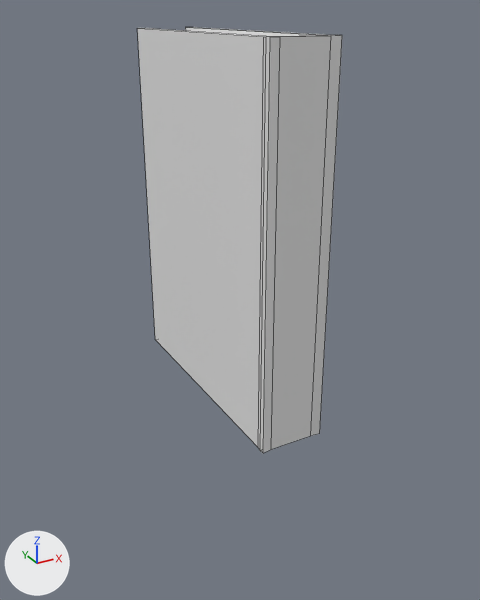
An edit to the FBX model Assets/_Blender/Objects/Books/Book.fbx, drawn before and after from the same camera.
Before and after are seen from a 50 mm lens placed at (-0.255, -0.489, 0.171), pointed at (0.01, -0.007, -0.07). The lights are fixed; the arrows at lower left show +X, +Y and +Z. Mesh edges are drawn as thin lines.

Objects in the first picture: 'book'.
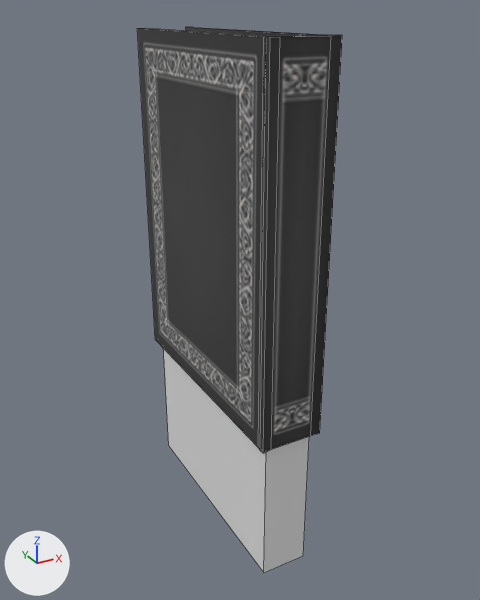
The newer file is also turned or shifted as a whole; pictures and numbers use the older file's frame.

What differs and where, as boxes [x1, y1, x2, y2] in the pictures (480 x 600 px):
'book', recoloured, surface changed: [138, 27, 342, 453] in both
'pages', reshaped, moved, turned, rescaled (not visible before): after [164, 349, 309, 572]

Diff of the bpy script that builds the scene:
```diff
--- a/Assets/_Blender/Objects/Books/Book.fbx.py
+++ b/Assets/_Blender/Objects/Books/Book.fbx.py
@@ img_cover_1_png @@
+img_cover_1_png = load_image('Cover 1.png', 'Cover 1.png', 370, 240, 'sRGB')
@@ mat_book_cover @@
+mat_book_cover = principled_material('Book Cover')
+mat_book_cover.texture = img_cover_1_png  # with its transparency
@@ me_cube_089 @@
 # used by ob_pages; location = (0.0, -0.0092, 0.0); rotation_euler = (0.0, 3.142, 0.0), in degrees (0, 180, 0); scale = (-0.0211, -0.0984, -0.148)
-me_cube_089.from_pydata(...)  # 8 vertices, 6 faces; spans x -1.0..1.0, y -1.18..1.0, z -1.0..1.0
+me_cube_089.from_pydata(...)  # 8 vertices, 6 faces; spans x -0.02..0.02, y -0.1..0.12, z 0.01..0.31
+# me_cube_089 part 2: the whole mesh is rebuilt
@@ me_cube_090 @@
 me_cube_090.from_pydata(...)  # 32 vertices, 30 faces; spans x -0.028..0.028, y -0.114..0.114, z -0.155..0.155
 # used by ob_book; location = (0.0, 0.0, 0.0)
+# me_cube_090 part 1: texture (UV) coordinates of 30 of 30 faces, centred in x -0.028..0.028, y -0.113..0.114, z -0.155..0.155, changed; they spanned u 0.0..0.99, v 0.0..1.0 and now span u 0.0..1.0, v 0.0..1.0
+me_cube_090.materials.append(mat_book_cover)  # picture img_cover_1_png
@@ ob_pages @@
 ob_pages = bpy.data.objects.new('pages', me_cube_089)
-ob_pages.location = (0.0, -0.0092, 0.0)
-ob_pages.rotation_euler = (0.0, 3.142, 0.0)  # degrees (0, 180, 0)
-ob_pages.scale = (-0.0211, -0.0984, -0.148)
+ob_pages.location = (0.0, -0.0092, -0.3042)
```
